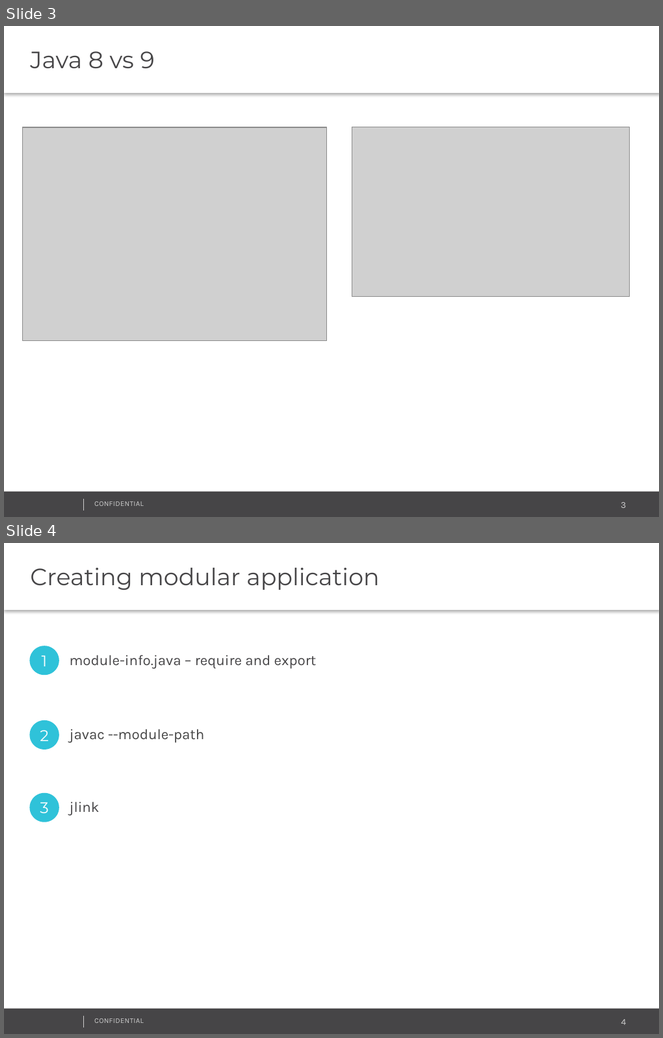
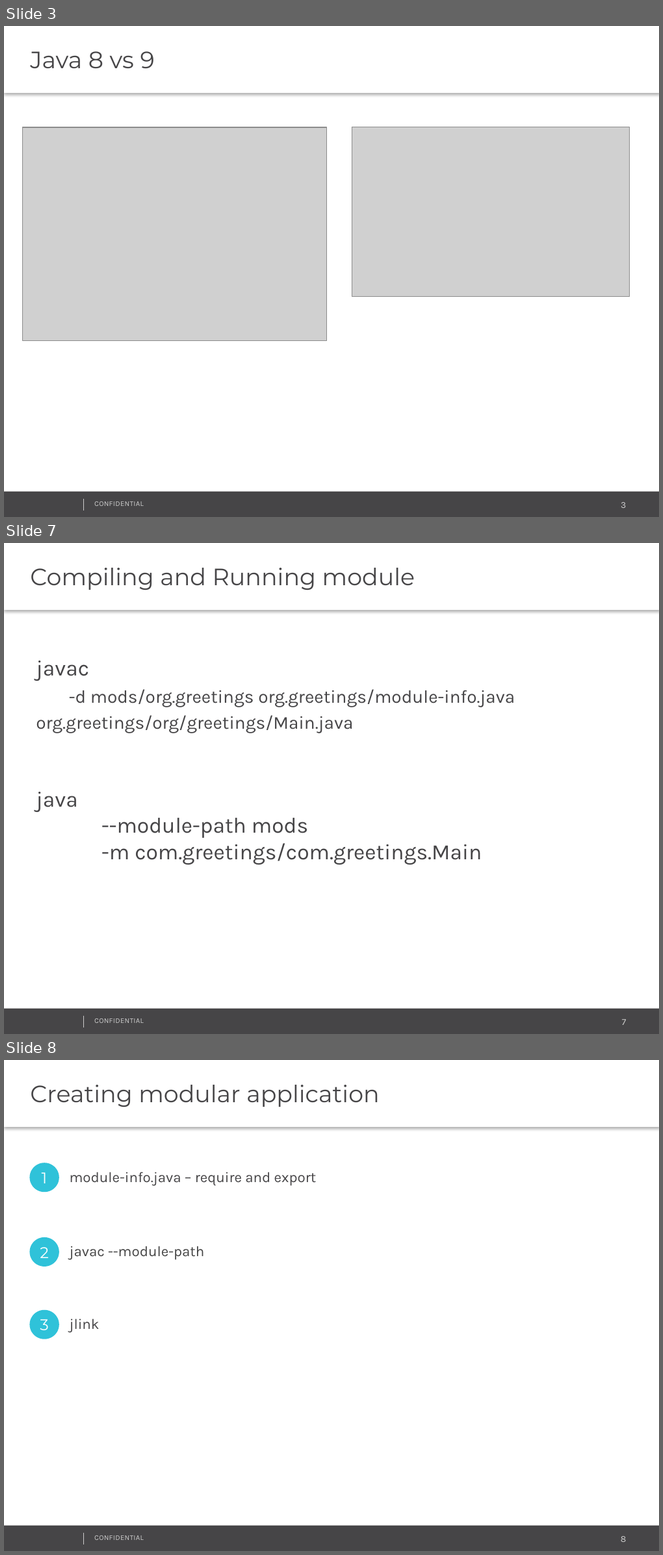
Before and after one commit to bagedan/java9, a slide deck: Java 9.pptx. Shown one above the other, each under a label of ours: slides 3 and 4 before the commit, slides 3, 7 and 8 after it; the slides between them are not shown. The pictures are 663x1038 and 663x1555 pixels, drawn with LibreOffice and Linux fonts; fonts in the diff are those of the drawing; grey boxes stand for pictures; background and template pictures are left out. Boxes give left, top, right and bottom in pixels: in the first picture for what was removed or moved away, otherwise in the second. Text is boxed around its words. In the diff, an @@ line names an element or a change of style, - is before the commit and + after.

```diff
--- a/Java 9.pptx
+++ b/Java 9.pptx
@@ slide 7 added at box(4, 543, 659, 1034), background #FFFFFF; not listed: 4 template elements that a slide beside it also shows @@
@@ text added at box(4, 543, 659, 610), fill #FFFFFF, 26 pt, text #464547 @@
+Compiling and Running module
@@ text added at box(36, 661, 515, 865), 20 pt, text #464547 @@
+javac
+-d mods/org.greetings org.greetings/module-info.java org.greetings/org/greetings/Main.java
+java
+--module-path mods
+-m com.greetings/com.greetings.Main
@@ what was slide 4 is now slide 8 @@
@@ page number at box(621, 1536, 627, 1542): text changed @@
-4
+8
```
Also in this commit, not shown: 1 slide changed, 3 other slides added, 57 other files.
